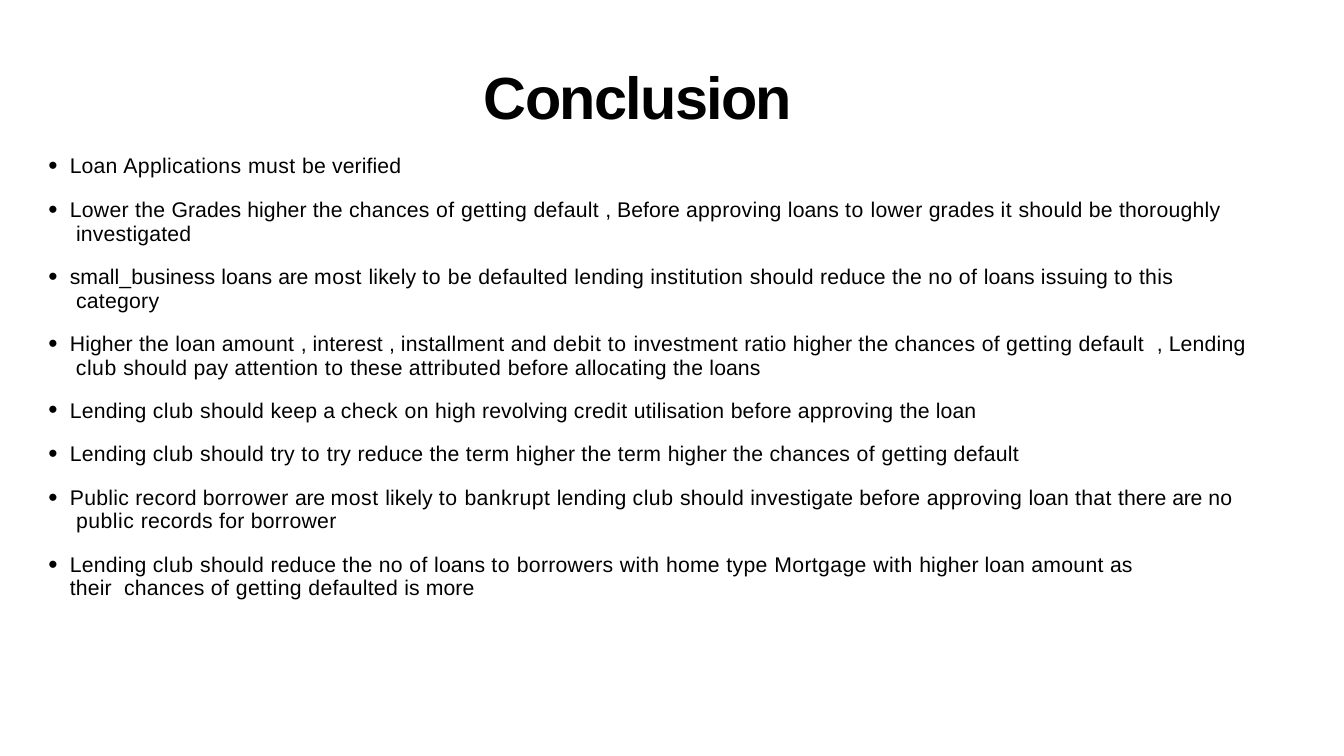
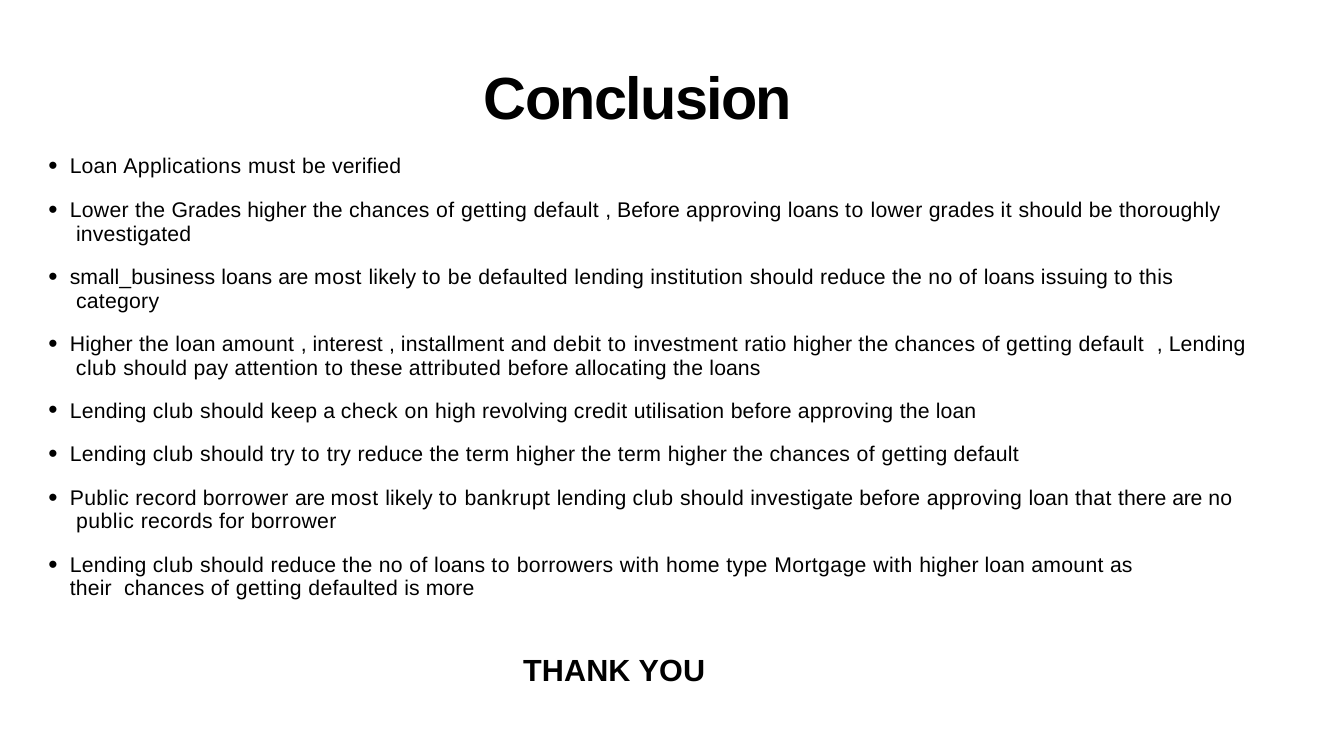
Before and after one commit to sreegithub19/upgrad, a slide deck: slide 20 of 2_Course_continuation/1_Statistics_essentials/2_Lending_club_case_study/LendingClubCaseStudy.pptx (slide 22 before the commit). Drawn at 1344x756 pixels with LibreOffice and Linux fonts; fonts in the diff are those of the drawing. Boxes give left, top, right and bottom in pixels: in the first picture for what was removed or moved away, otherwise in the second. Text is boxed around its words. In the diff, an @@ line names an element or a change of style, - is before the commit and + after.

```diff
--- a/2_Course_continuation/1_Statistics_essentials/2_Lending_club_case_study/LendingClubCaseStudy.pptx
+++ b/2_Course_continuation/1_Statistics_essentials/2_Lending_club_case_study/LendingClubCaseStudy.pptx
@@ text at (x1=523, y1=659, x2=705, y2=682): paragraph added @@
+THANK YOU
```
Also in this commit, not shown: 11 other slides changed, 3 slides added, 5 slides removed.
